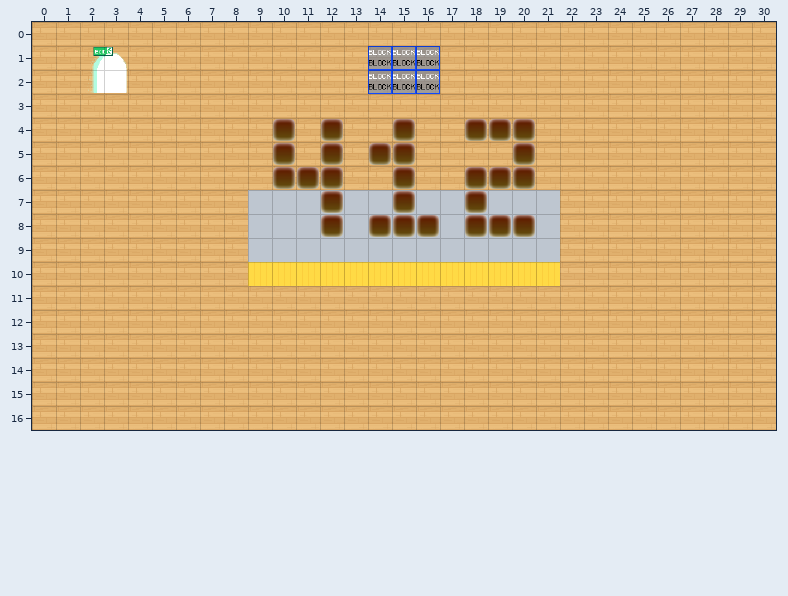
Tiled map (JSON), stored at dist/map/412.json. Above, as it was before the edit.
Cells are 32x32 px. Shown: x 0..30, y 0..16.
The same view after the edit:
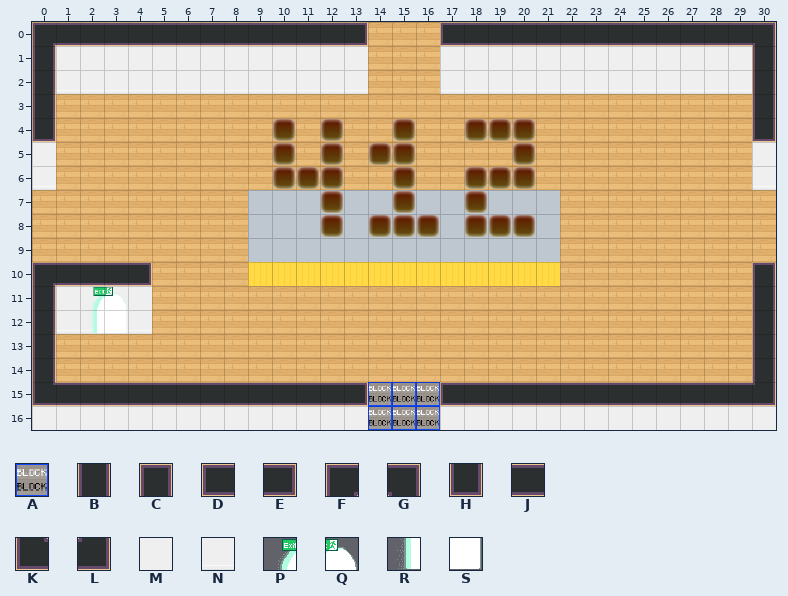
Key: from "Special_Zones": A 0; from "tileset5_export": B 44, C 45, D 46, E 47, F 48, G 49, H 55, J 56, K 58, L 59, M 62, N 72; from "worldExit": P 0, Q 1, R 2, S 3.
_ is an empty cell.
Tiles of an added or newly shown layer are drawn over the layers below it.
See-through tiles are keyed as they look on the map.
The edit:
Layer "block-north" (now hidden):
Tile A is gone in rows 1 to 2 at x 14 to 16.
Layer "block-south" (now shown):
Tile A now appears in rows 15 to 16 at x 14 to 16.
Layer "walls" (now shown):
Tile B now appears in rows 1 to 3 at x 0 and 30; in rows 11 to 14 at x 0 and 30.
Tile C now appears in row 10 at x 30.
Tile D now appears in row 0 at x 17; in row 15 at x 17.
Tile E now appears in row 0 at x 13; in row 15 at x 13.
Tile F now appears in row 0 at x 0.
Tile G now appears in row 0 at x 30.
Tile H now appears in row 4 at x 0 and 30.
Tile J now appears in row 0 at x 1 to 12 and 18 to 29; in row 15 at x 1 to 12 and 18 to 29.
Tile K now appears in row 15 at x 0.
Tile L now appears in row 15 at x 30.
Tile M now appears in row 1 at x 1 to 13 and 17 to 29; in row 5 at x 0 and 30; in row 16 at x 0 to 13 and 17 to 30.
Tile N now appears in row 2 at x 1 to 13 and 17 to 29; in row 6 at x 0 and 30.
Layer "walltest" (added):
Tile E now appears in row 10 at x 4.
Tile F now appears in row 10 at x 0.
Tile J now appears in row 10 at x 1 to 3.
Tile M now appears in row 11 at x 1 to 4.
Tile N now appears in row 12 at x 1 to 4.
Layer "LOBBYx":
Tile P now appears in row 11 at x 2.
Tile Q now appears in row 11 at x 3.
Tile R now appears in row 12 at x 2.
Tile S now appears in row 12 at x 3.
Tile P is gone in row 1 at x 2.
Tile Q is gone in row 1 at x 3.
Tile R is gone in row 2 at x 2.
Tile S is gone in row 2 at x 3.
Pixel boxes of the changes (left, top, right, bottom) in both pictures:
changed: (32, 22, 776, 190)
added: (32, 262, 776, 430)
